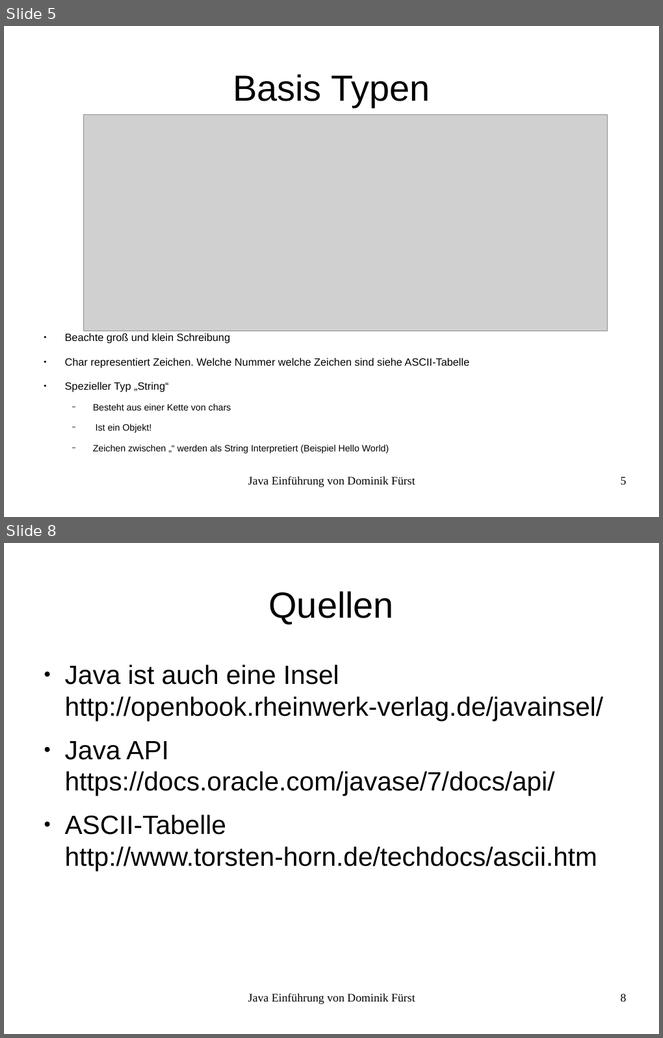
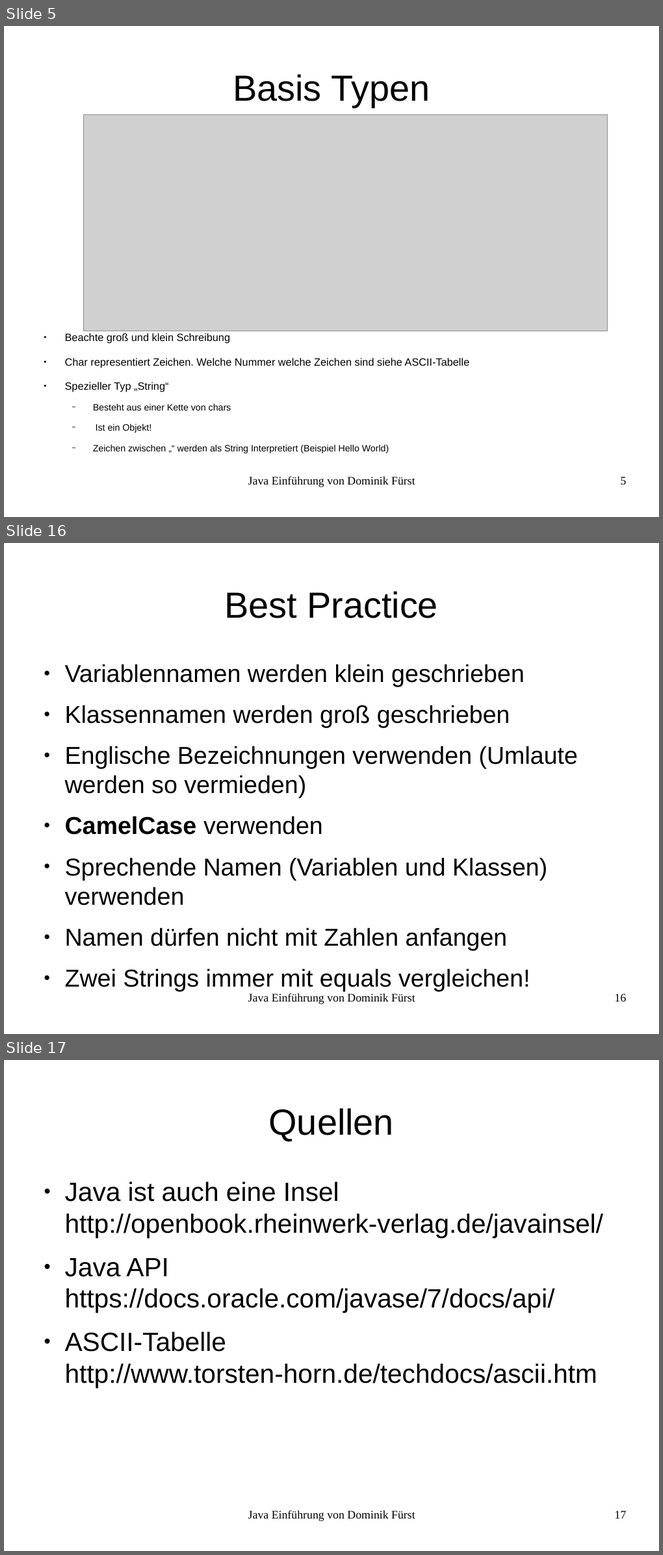
Before and after one commit to Trickels/JavaTutorial, a slide deck: LessonOne/Java_Präsentation.odp. Shown one above the other, each under a label of ours: slides 5 and 8 before the commit, slides 5, 16 and 17 after it; the slides between them are not shown. The pictures are 663x1038 and 663x1555 pixels, drawn with LibreOffice and Linux fonts; fonts in the diff are those of the drawing; grey boxes stand for pictures. Boxes give left, top, right and bottom in pixels: in the first picture for what was removed or moved away, otherwise in the second. Text is boxed around its words. In the diff, an @@ line names an element or a change of style, - is before the commit and + after.

```diff
--- a/LessonOne/Java_Präsentation.odp
+++ b/LessonOne/Java_Präsentation.odp
@@ slide 16 added at (x1=4, y1=543, x2=659, y2=1034), background #FFFFFF @@
@@ title added at (x1=224, y1=591, x2=438, y2=618), 44 pt, text #000000 @@
+Best Practice
@@ text added at (x1=65, y1=664, x2=578, y2=991), 29.6 pt, text #000000 @@
+● Variablennamen werden klein geschrieben
+● Klassennamen werden groß geschrieben
+● Englische Bezeichnungen verwenden (Umlaute werden so vermieden)
+● CamelCase verwenden
+● Sprechende Namen (Variablen und Klassen) verwenden
+● Namen dürfen nicht mit Zahlen anfangen
+● Zwei Strings immer mit equals vergleichen!
@@ text added at (x1=248, y1=993, x2=415, y2=1005), 14 pt, text #000000 @@
+Java Einführung von Dominik Fürst
@@ page number added at (x1=615, y1=994, x2=627, y2=1002), 14 pt, text #000000 @@
+16
@@ what was slide 8 is now slide 17 @@
@@ page number at (x1=615, y1=1511, x2=627, y2=1519): text changed @@
-8
+17
```
Also in this commit, not shown: 3 slides changed, 8 other slides added, 6 other files.
